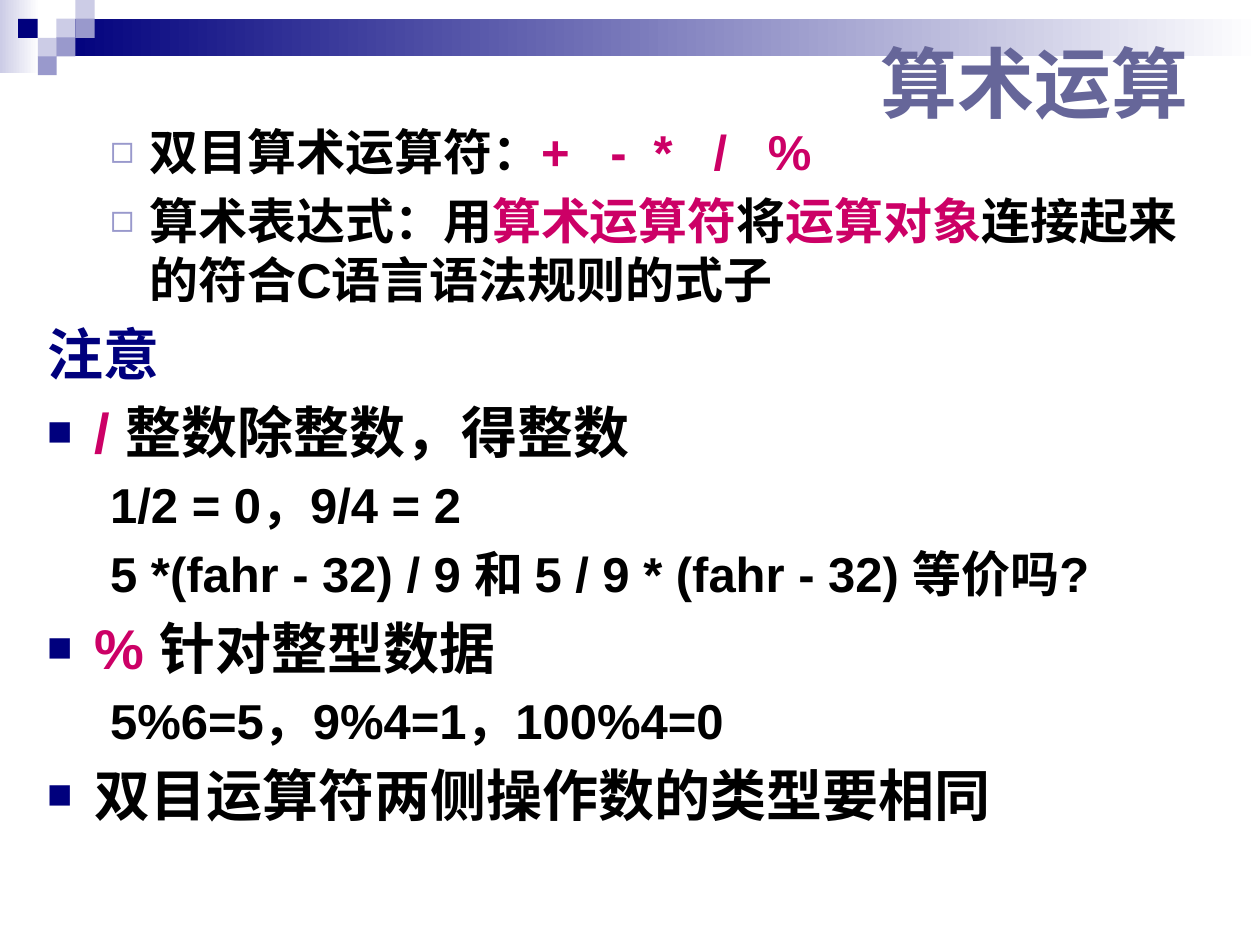
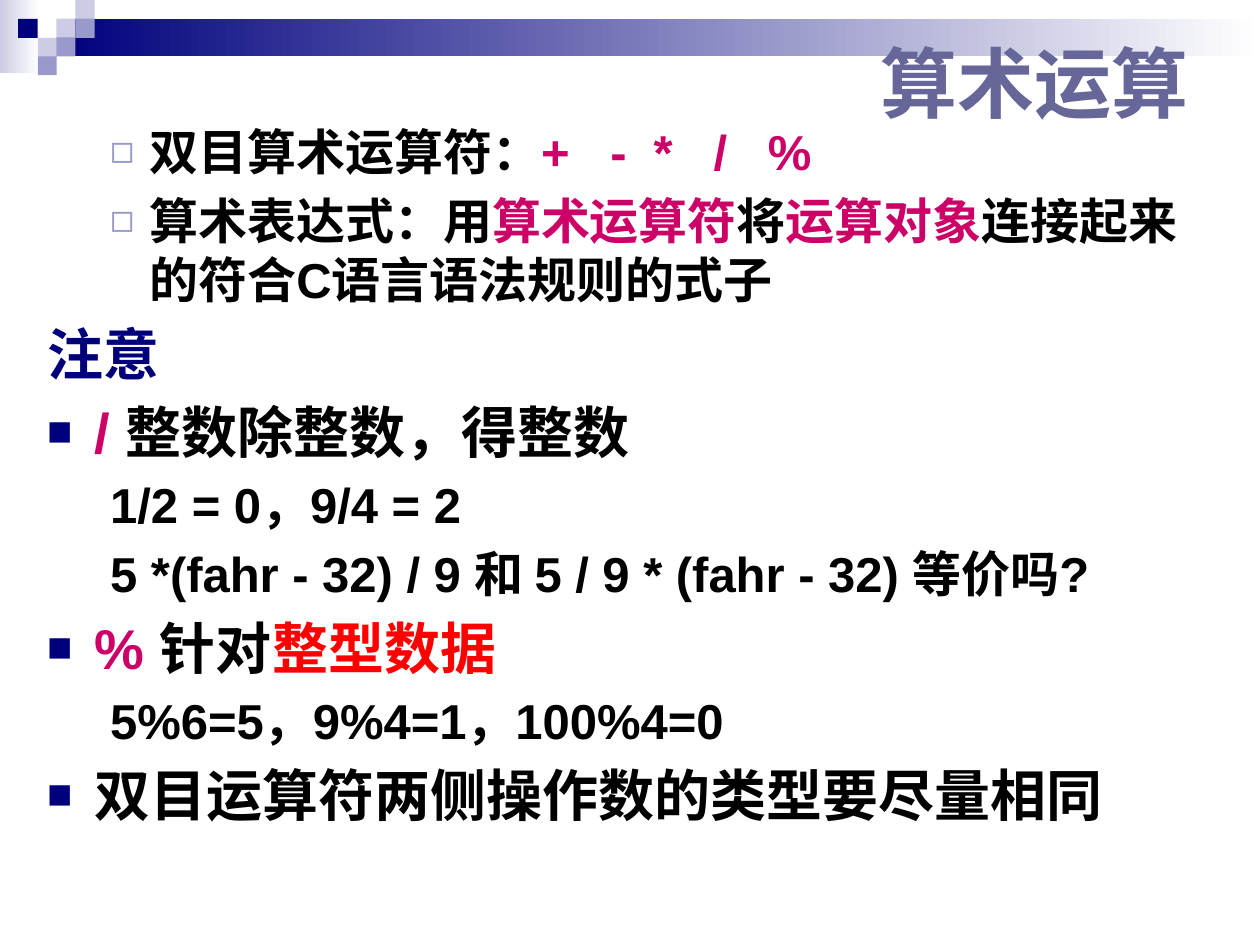
Before and after one commit to BruceY-rgb/sixingyangteaching-mkdocs, a slide deck: slide 30 of docs/day2/chap02用C语言编写程序.pptx. Drawn at 1260x945 pixels with LibreOffice and Linux fonts; fonts in the diff are those of the drawing. Boxes give left, top, right and bottom in pixels: in the first picture for what was removed or moved away, otherwise in the second. Text is boxed around its words. In the diff, an @@ line names an element or a change of style, - is before the commit and + after.

```diff
--- a/docs/day2/chap02用C语言编写程序.pptx
+++ b/docs/day2/chap02用C语言编写程序.pptx
@@ text at (160, 621, 496, 674): text colour #000000 to #FF0000 in "针对整型数据" @@
@@ text at (94, 768, 1102, 822): text changed @@
-■ 双目运算符两侧操作数的类型要相同
+■ 双目运算符两侧操作数的类型要尽量相同
```
Also in this commit, not shown: 2 other slides changed, 8 slides added, 19 other files.
